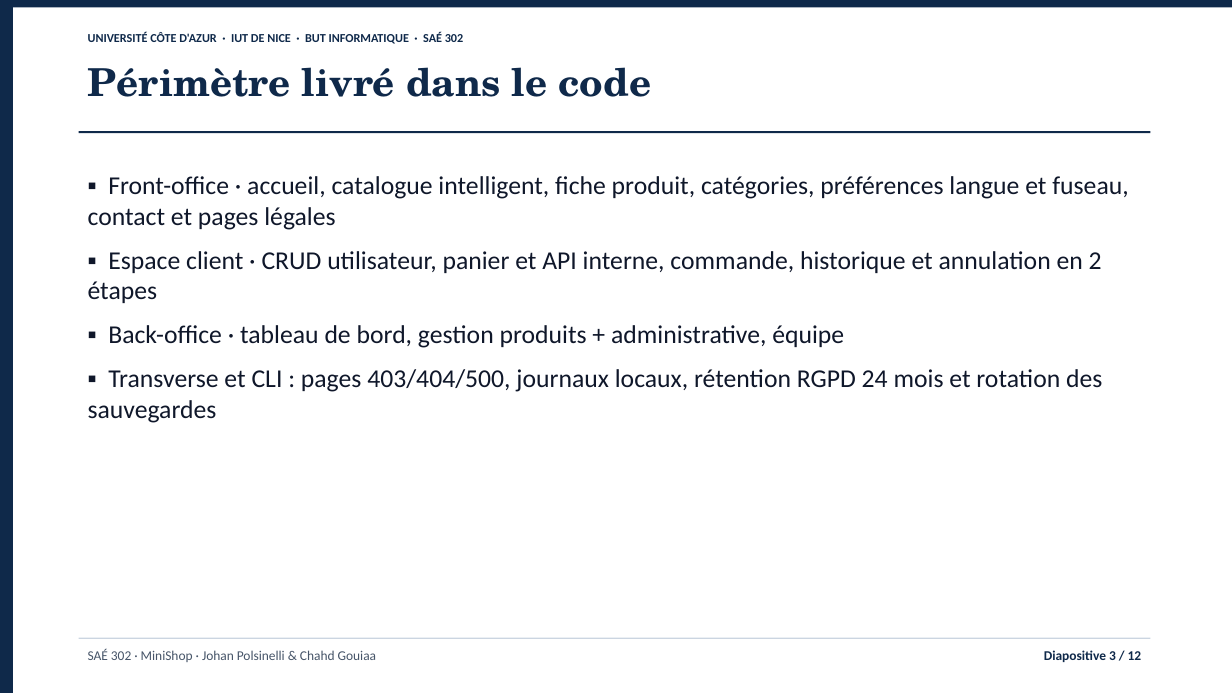
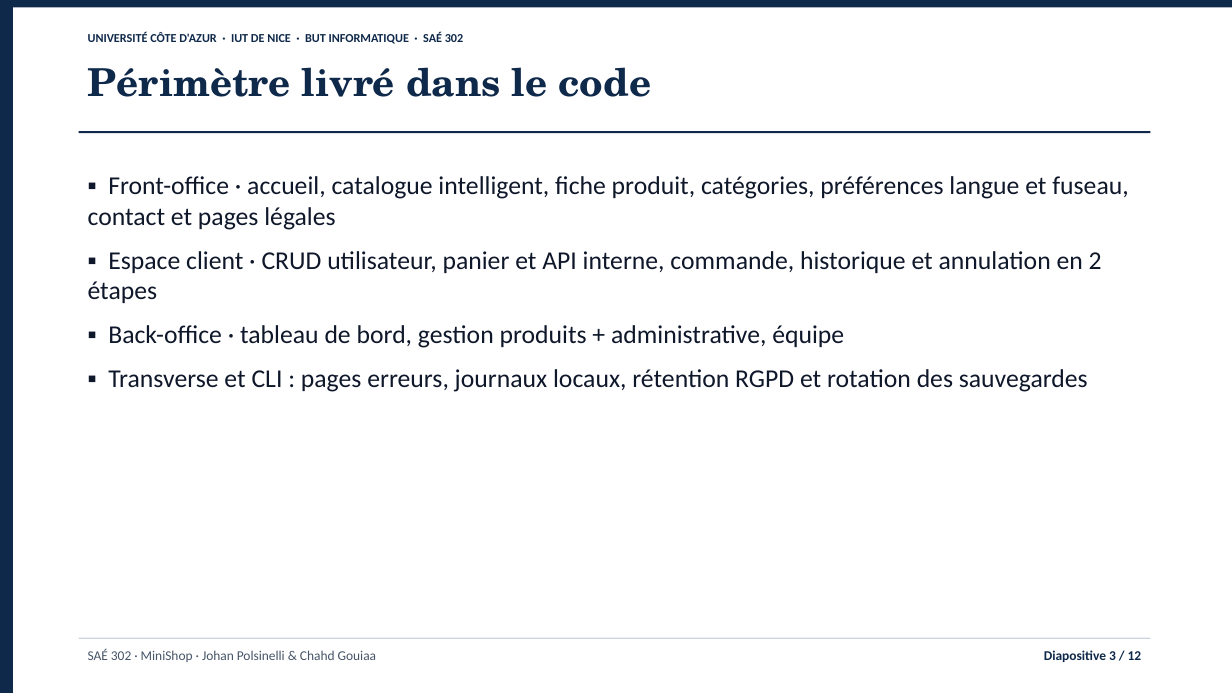
Before and after one commit to jojo8356/SAE-302, a slide deck: slide 3 of livrables/minishop-soutenance.pptx. Drawn at 1232x693 pixels with LibreOffice and Linux fonts; fonts in the diff are those of the drawing. Boxes give left, top, right and bottom in pixels: in the first picture for what was removed or moved away, otherwise in the second. Text is boxed around its words. In the diff, an @@ line names an element or a change of style, - is before the commit and + after.

```diff
--- a/livrables/minishop-soutenance.pptx
+++ b/livrables/minishop-soutenance.pptx
@@ text at [108,369,1088,392]: text changed @@
-▪ Transverse et CLI : pages 403/404/500, journaux locaux, rétention RGPD 24 mois et rotation des sauvegardes
+▪ Transverse et CLI : pages erreurs, journaux locaux, rétention RGPD et rotation des sauvegardes
```
Also in this commit, not shown: 4 other files.
